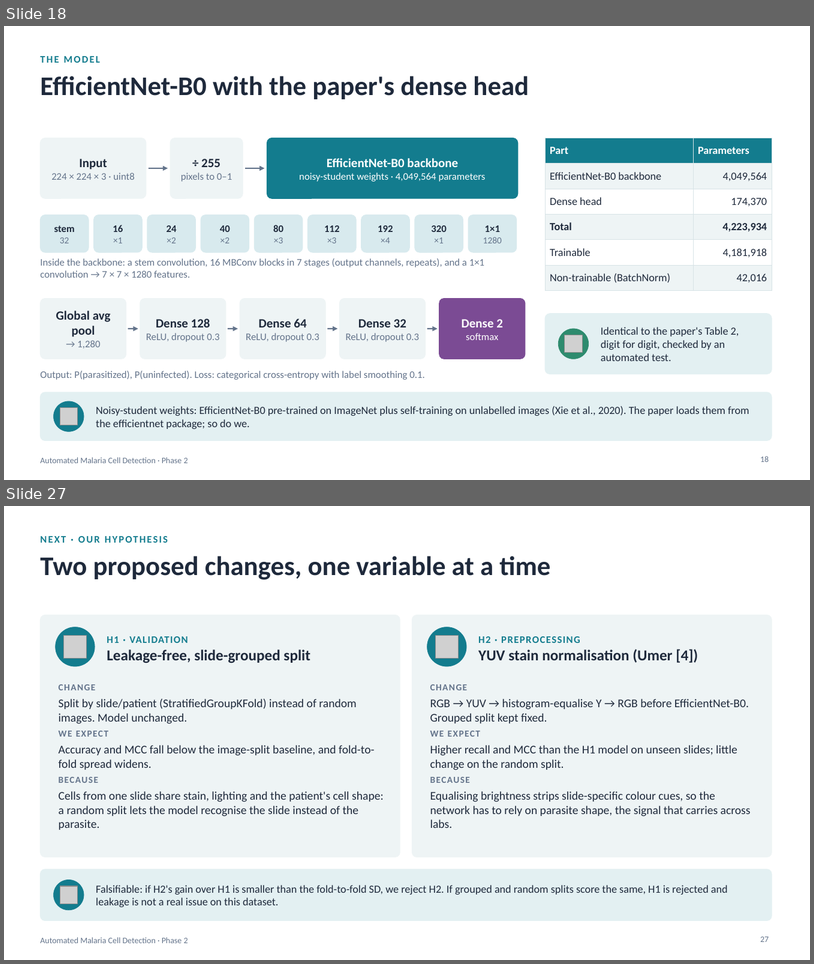
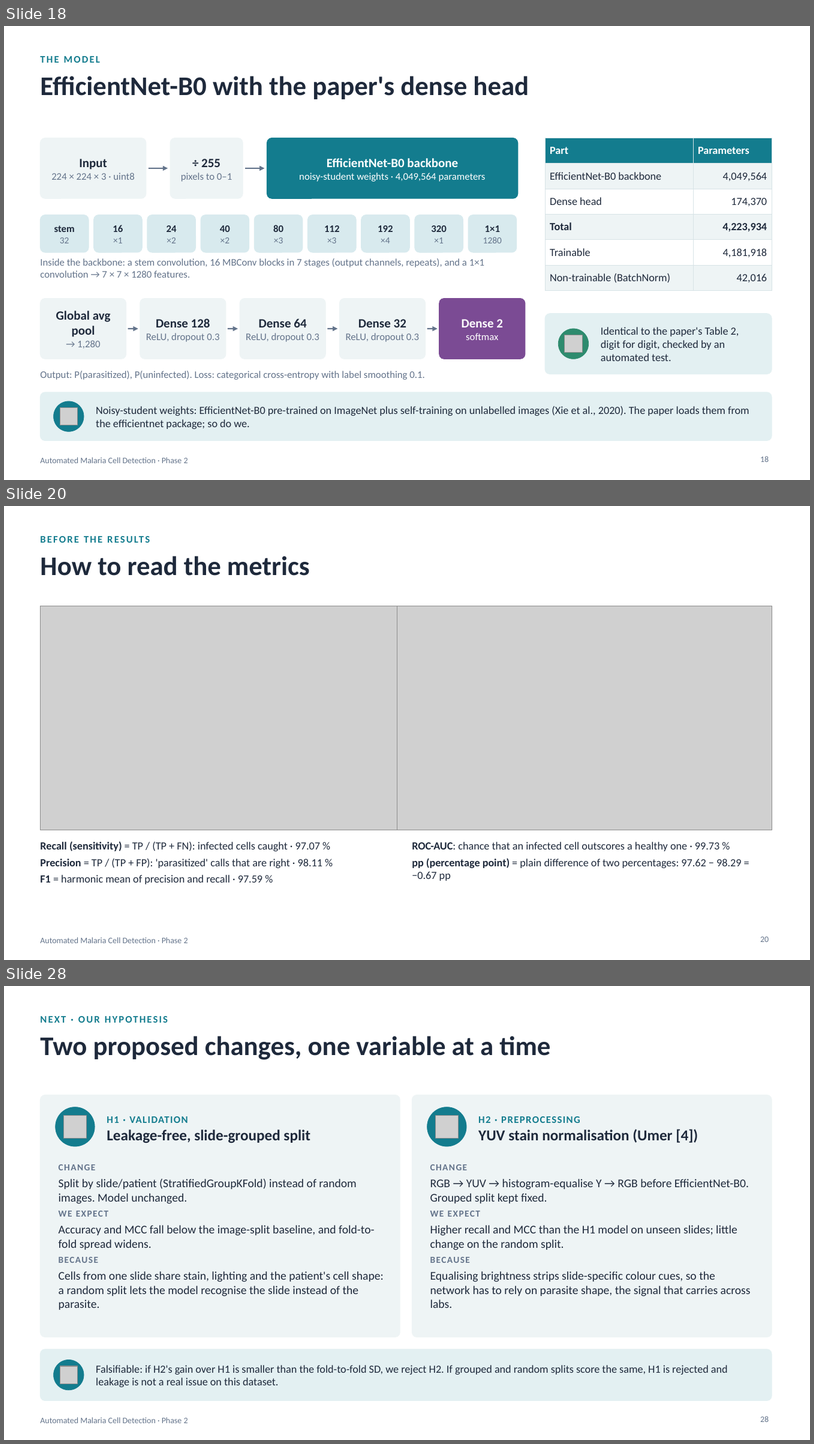
Before and after one commit to amathziah/malaria-detection, a slide deck: slides/Malaria_Phase2_Long.pptx. Shown one above the other, each under a label of ours: slides 18 and 27 before the commit, slides 18, 20 and 28 after it; the slides between them are not shown. The pictures are 814x964 and 814x1444 pixels, drawn with LibreOffice and Linux fonts; fonts in the diff are those of the drawing; grey boxes stand for pictures. Boxes give left, top, right and bottom in pixels: in the first picture for what was removed or moved away, otherwise in the second. Text is boxed around its words. In the diff, an @@ line names an element or a change of style, - is before the commit and + after.

Commit message:
Slides: graphs for every result, metrics primer, PDF copies
- Every chart is now an image, so graphs show in any viewer (phone and
  quick-look previews could not render the native PowerPoint charts)
- New graphs: paper vs. ours on 8 metrics, distance from the paper per
  metric, per-fold accuracy, training curves, ROC, time per fold,
  speed-ups; new "How to read the metrics" slide in both decks
- Long deck 31 slides, short deck 13 slides; PDF copies exported from
  PowerPoint so GitHub can preview them
- Guide: speed-up figure and text use the paper's mean of 4 h 46 min
  per fold and our mean of 11.3 min

```diff
--- a/slides/Malaria_Phase2_Long.pptx
+++ b/slides/Malaria_Phase2_Long.pptx
@@ slide 20 added at [4, 506, 810, 960], background #FFFFFF; not listed: 1 template element that a slide beside it also shows @@
@@ text added at [40, 529, 772, 549], 12 pt, text #137C8E, bold @@
+BEFORE THE RESULTS
@@ title added at [40, 556, 310, 576], 32 pt, text #1E293B, bold @@
+How to read the metrics
@@ picture added at [40, 606, 397, 829] @@
@@ picture added at [397, 606, 772, 829] @@
@@ text added at [40, 841, 323, 884], 13 pt, text #1E293B @@
+Recall (sensitivity) = TP / (TP + FN): infected cells caught · 97.07 %
+Precision = TP / (TP + FP): 'parasitized' calls that are right · 98.11 %
+F1 = harmonic mean of precision and recall · 97.59 %
@@ text added at [412, 841, 741, 880], 13 pt, text #1E293B @@
+ROC-AUC: chance that an infected cell outscores a healthy one · 99.73 %
+pp (percentage point) = plain difference of two percentages: 97.62 − 98.29 = −0.67 pp
@@ page number added at [761, 936, 769, 942], 10 pt, text #64748B @@
+20
@@ what was slide 27 is now slide 28 @@
@@ page number at [761, 1416, 769, 1422]: text changed @@
-27
+28
```
Also in this commit, not shown: 7 slides changed, 23 other files.
